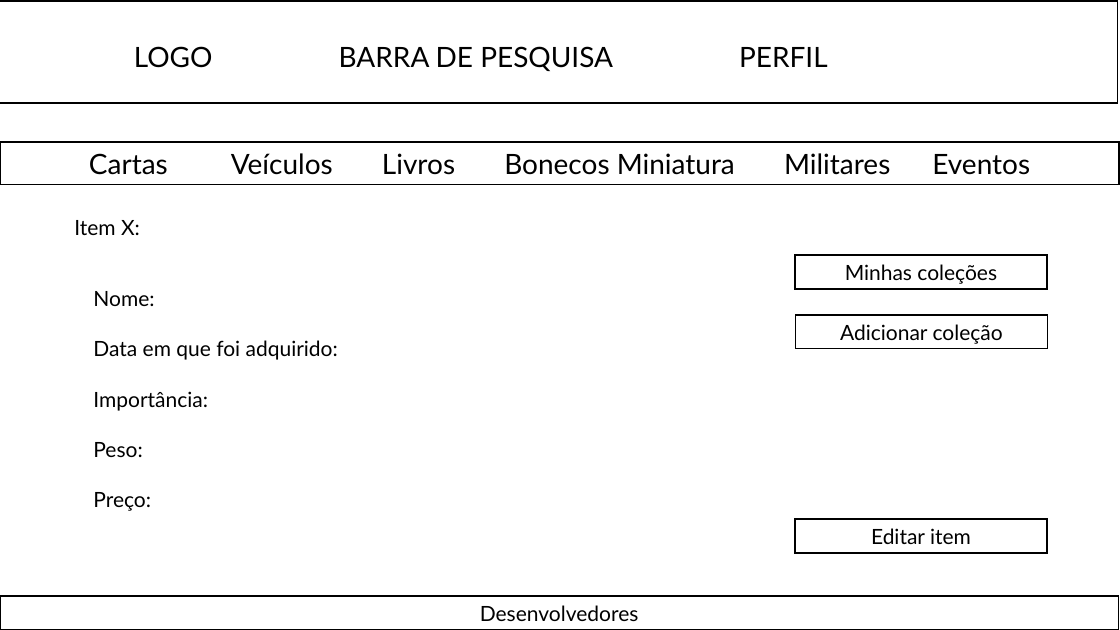
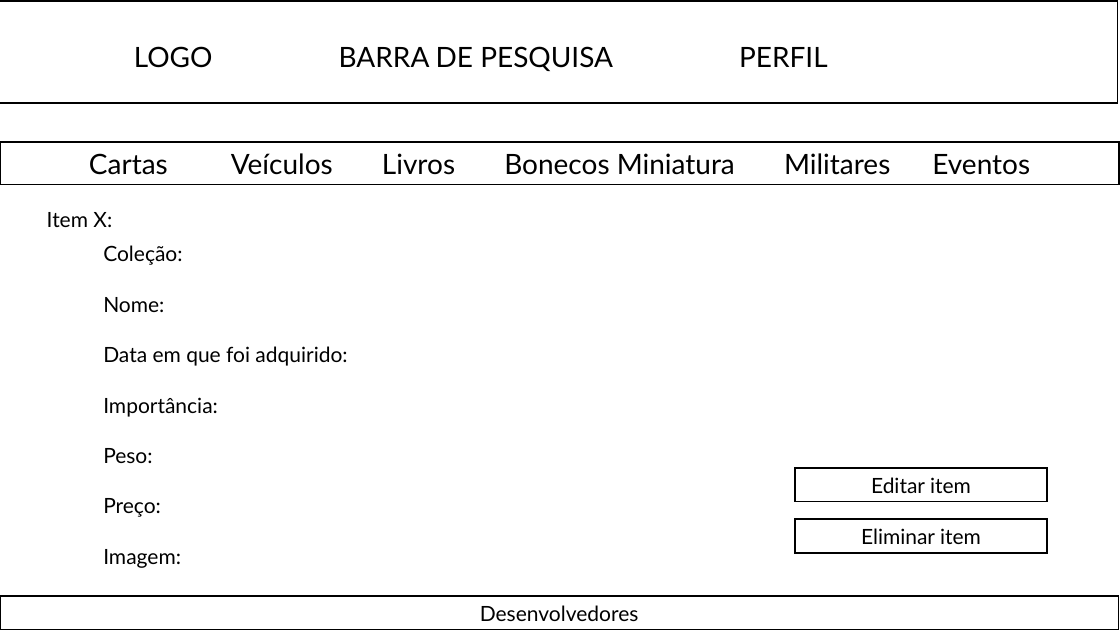
Before and after one commit to diogo-tavares/EIS_2526-G2_MEEC, a slide deck: slide 12 of SIE_mockups.pptx (slide 11 before the commit). Drawn at 1120x630 pixels with LibreOffice and Linux fonts; fonts in the diff are those of the drawing. Boxes give left, top, right and bottom in pixels: in the first picture for what was removed or moved away, otherwise in the second. Text is boxed around its words. In the diff, an @@ line names an element or a change of style, - is before the commit and + after.

```diff
--- a/SIE_mockups.pptx
+++ b/SIE_mockups.pptx
@@ text "Item X:": place and size @@
-text "Item X:" at <box>74,220,140,235</box>
+text "Item X:" at <box>47,212,112,227</box>
@@ text "Coleção:": place and size @@
-text "Coleção:" at <box>93,291,338,511</box>
+text "Coleção:" at <box>103,245,347,568</box>
@@ text at <box>103,245,182,265</box>: paragraph added @@
+Coleção:
@@ rectangle removed at <box>796,255,1048,289</box> @@
-Minhas coleções
@@ rectangle removed at <box>796,315,1048,349</box> @@
-Adicionar coleção
@@ rectangle added at <box>796,468,1048,502</box>, fill #FFFFFF, outline #000000 1.5 pt, 18 pt, text #000000 @@
+Editar item
@@ text in rectangle at <box>861,528,981,544</box>: text changed @@
-Editar item
+Eliminar item
@@ text at <box>103,549,181,568</box>: paragraph added @@
+Imagem:
```
Also in this commit, not shown: 5 other slides changed, 5 slides added.
